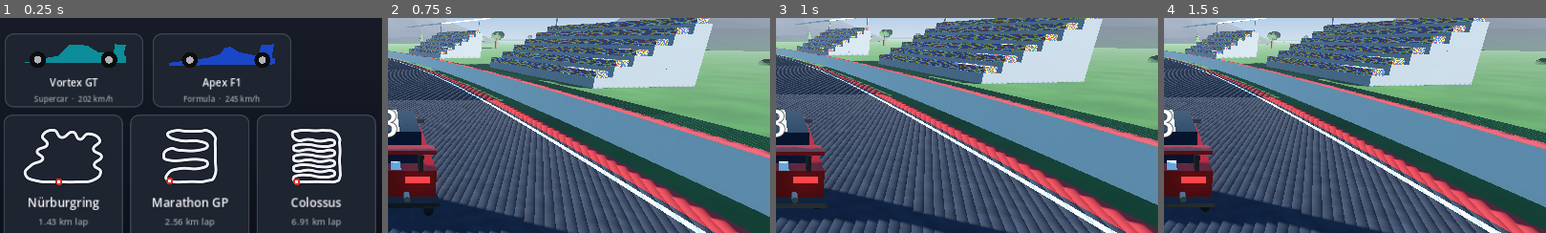
Above: before the commit, frames 1-4 (left to right).
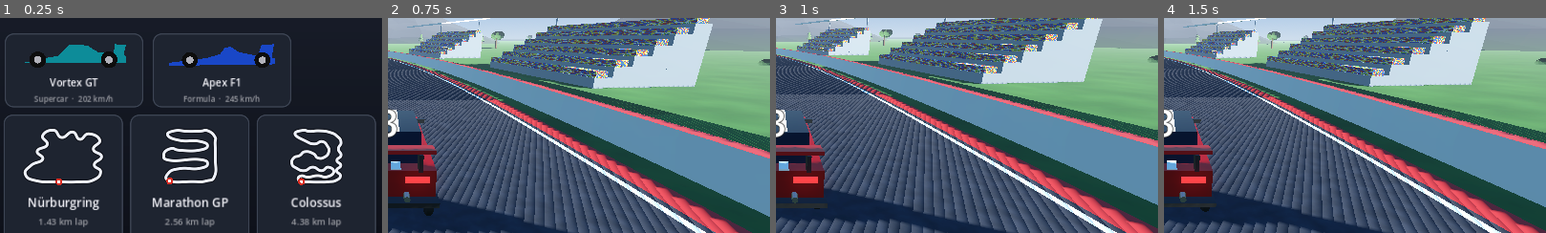
Above: after the commit, the same moments.

Repository: avtandili-babilodze/race_wheel
Game: Godot game, scene res://ui/menu/menu.tscn
Same seed, same stepped clock (60 frames per second), same inputs: the game is played once before the commit and once after it.
Inputs (mouse positions are % of the whole screen's width and height, from its top left):
- Up to frame 1 (0.25 s): no input
- Up to frame 2 (0.75 s): click (9, 66) at 0.52 s
- Up to frame 3 (1 s): no input
- Up to frame 4 (1.5 s): tap Enter at 1.25 s; hold D from 1.28 s (still down); hold R from 1.28 s (still down)
The pictures show only the part of the screen within x 50-100%, y 25-75%; the shares and areas given below are measured in that part.

The runs differ from the first frame. In frame 1, 2.0% of the frame differs, in the area x 76-90%, y 51-97%; in frame 2, nothing differs; in frame 3, nothing differs; in frame 4, nothing differs.

Commit message:
fixed map

Diff:
--- a/race/track_data.gd
+++ b/race/track_data.gd
@@ -98,36 +98,32 @@
 		],
 	},
 	{
-		# The 6 km giant: an outer loop of mega-straights wrapped around an
-		# eight-rung infield serpentine. The rungs weave gently and all share
-		# the same wave phase, so the corridors between them stay 70 m apart.
+		# The endurance flagship: a flowing grand-prix layout that uses the
+		# whole plot — esses up the east side, a sweeping arc onto the top
+		# straight, a wide hairpin, a diagonal blast into a carousel, a
+		# western lobe, and a weaving infield run before the line.
 		"name": "Colossus",
 		"points": [
-			Vector2(-240, 352), Vector2(-150, 355), Vector2(40, 352),
-			Vector2(180, 356), Vector2(300, 348),    # start/finish mega-straight
-			Vector2(352, 295),                       # turn 1
-			Vector2(356, 180), Vector2(350, 60),     # east-edge blast
-			Vector2(356, -60), Vector2(350, -170),
-			Vector2(345, -250),                      # kink at speed
-			Vector2(272, -330), Vector2(150, -350),  # top-right sweep
-			Vector2(20, -346), Vector2(-110, -352), Vector2(-200, -348),  # top straight
-			Vector2(-296, -312),                     # corner dropping to the infield
-			Vector2(-230, -215), Vector2(-75, -227), Vector2(80, -203), Vector2(230, -221),  # rung 1
-			Vector2(282, -180),                      # hairpin right
-			Vector2(230, -139), Vector2(80, -133), Vector2(-75, -157), Vector2(-230, -151),  # rung 2
-			Vector2(-282, -110),                     # hairpin left
-			Vector2(-230, -69), Vector2(-75, -87), Vector2(80, -63), Vector2(230, -81),      # rung 3
-			Vector2(282, -40),                       # hairpin right
-			Vector2(230, 1), Vector2(80, 7), Vector2(-75, -17), Vector2(-230, -11),          # rung 4
-			Vector2(-282, 30),                       # hairpin left
-			Vector2(-230, 71), Vector2(-75, 53), Vector2(80, 77), Vector2(230, 59),          # rung 5
-			Vector2(282, 100),                       # hairpin right
-			Vector2(230, 141), Vector2(80, 147), Vector2(-75, 123), Vector2(-230, 129),      # rung 6
-			Vector2(-282, 170),                      # hairpin left
-			Vector2(-230, 211), Vector2(-75, 193), Vector2(80, 217), Vector2(230, 199),      # rung 7
-			Vector2(282, 240),                       # hairpin right
-			Vector2(230, 281), Vector2(80, 287), Vector2(-75, 263), Vector2(-230, 269),      # rung 8
-			Vector2(-285, 311),                      # final hairpin home
+			Vector2(-185, 342), Vector2(-90, 347), Vector2(60, 349), Vector2(180, 345),  # start/finish straight
+			Vector2(285, 325), Vector2(342, 262),    # turn 1, fast right
+			Vector2(290, 192), Vector2(347, 123),    # esses climbing the east side
+			Vector2(295, 55), Vector2(350, -14),
+			Vector2(315, -100), Vector2(350, -190),  # flat-out kinks
+			Vector2(298, -272), Vector2(198, -325),  # sweeping arc onto the top
+			Vector2(60, -345), Vector2(-75, -338), Vector2(-168, -352),  # top straight, kinked
+			Vector2(-272, -300),                     # wide hairpin
+			Vector2(-126, -205), Vector2(-10, -168), # diagonal blast into the infield
+			Vector2(95, -200), Vector2(168, -136),   # flick right
+			Vector2(184, -58), Vector2(126, 11),     # carousel, long 200° right
+			Vector2(37, 21), Vector2(-26, -37),
+			Vector2(-136, -63), Vector2(-210, -11),  # ess out to the west
+			Vector2(-289, 21), Vector2(-315, 100), Vector2(-257, 158),  # western lobe
+			Vector2(-147, 194), Vector2(-32, 147),   # infield weave, outbound
+			Vector2(84, 194), Vector2(178, 147),
+			Vector2(252, 210),                       # turnaround
+			Vector2(158, 278), Vector2(32, 262),     # infield weave, home
+			Vector2(-95, 281), Vector2(-185, 264),
+			Vector2(-230, 303),                      # final hairpin onto the straight
 		],
 	},
 ]
Not shown, changed: README.md
